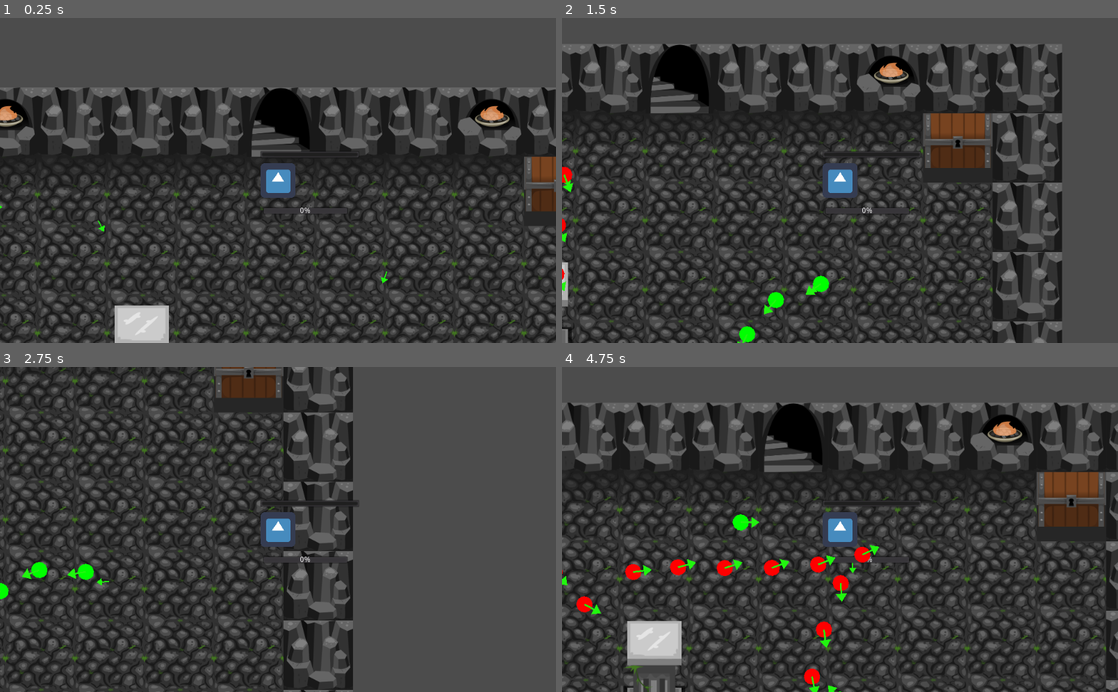
Above: before the commit, frames 1-4 (two rows, left to right).
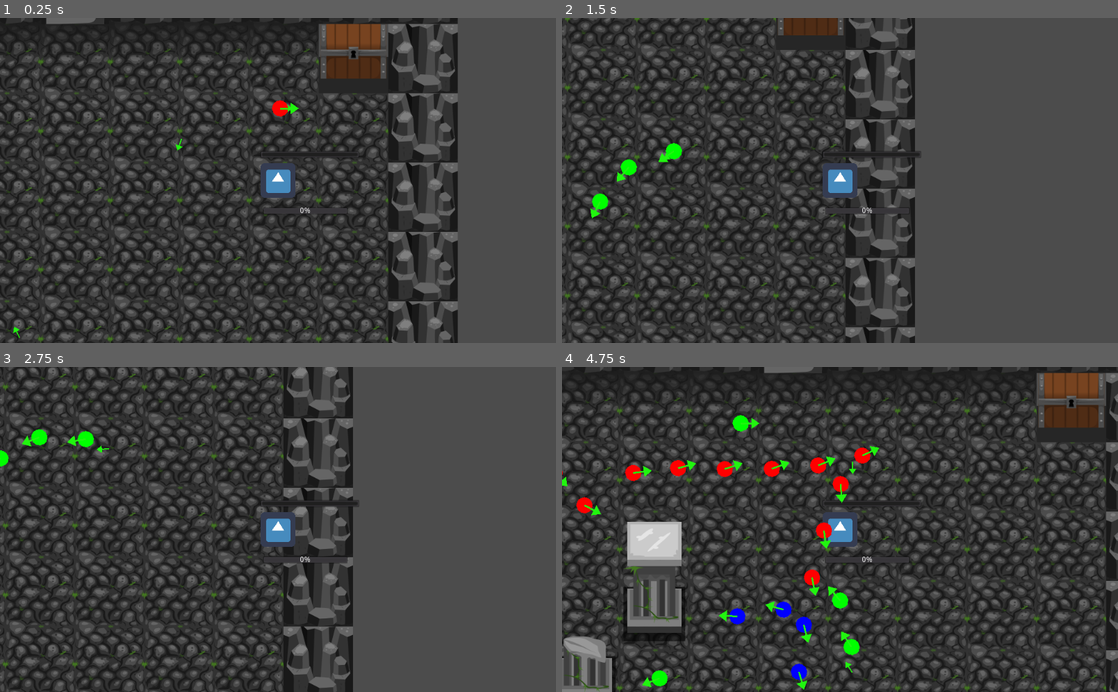
Above: after the commit, the same moments.

Repository: PRFNTX/wejammin
Game: Godot game, scene res://TestScene.tscn
The game is run twice, just before and just after one commit, with the same random seed, the same clock (stepped at 60 frames per second) and the same inputs. The project has no main scene, so this scene is started directly. The engine's default icon, where the game draws it, is replaced by a stand-in: a white triangle on a blue panel in a dark square.
Inputs:
- Up to frame 1 (0.25 s): no input
- Up to frame 2 (1.5 s): hold D (move_right) 0.53-1.28 s; hold S (move_down) from 1.28 s (still down)
- Up to frame 3 (2.75 s): release S (move_down) at 2.03 s; hold D (move_right) from 2.03 s (still down)
- Up to frame 4 (4.75 s): release D (move_right) at 2.78 s; hold W (move_up) 2.78-3.53 s; hold A (move_left) from 3.53 s (still down)

The runs differ from the first frame. In frame 1, 55% of the frame differs, in the area x 0-100%, y 0-100%; in frame 2, 49%; in frame 3, 27%; in frame 4, 54%.

Commit message:
turret scrips

Diff:
--- a/ProjectGameJam/BasicTurret.gd
+++ b/ProjectGameJam/BasicTurret.gd
@@ -27,4 +27,3 @@
 	if reload > fire_rate:
 		reload = 0
 		fire_projectile()
-	rotation = direction
--- a/ProjectGameJam/BasicTurret.tscn
+++ b/ProjectGameJam/BasicTurret.tscn
@@ -1,6 +1,10 @@
-[gd_scene load_steps=2 format=2]
+[gd_scene load_steps=3 format=2]
 
 [ext_resource path="res://BasicTurret.gd" type="Script" id=1]
+[ext_resource path="res://DebugArrow.tscn" type="PackedScene" id=2]
 
 [node name="BasicTurret" type="Node2D"]
 script = ExtResource( 1 )
+
+[node name="DebugArrow" parent="." instance=ExtResource( 2 )]
+rotation = -0.370796
--- a/ProjectGameJam/PlayerNode.gd
+++ b/ProjectGameJam/PlayerNode.gd
@@ -24,7 +24,7 @@
 	$ActionTimeBar.value = current_action_points_value
 
 func kill_and_respawn():
-	get_parent().get_node("SpawnLocation").spawn_player()
+	get_parent().geat_node("SpawnLocation").spawn_player()
 
 
 func change_health(new_health_value):
--- /dev/null
+++ b/ProjectGameJam/ScriptedTurret.gd
@@ -0,0 +1,32 @@
+extends BasicTurret
+
+
+var move_direction = 0
+var move_speed = 0
+
+var rotate_speed = 0
+
+var actions = []
+var actionNumber = 0
+
+func next():
+	if (actions.size() > 0):
+		actionNumber = (actionNumber + 1) % actions.size()
+		actions[actionNumber].start()
+
+func _ready():
+	var children = get_children()
+	for item in children:
+		if item is TurretScript:
+			actions.append(item)
+	for action in actions:
+		if action is TurretScript:
+			action.call('init', self)
+	actions.invert()
+	next()
+
+func _physics_process(delta):
+	._physics_process(delta)
+	position += Vector2(cos(move_direction), sin(move_direction))*move_speed*delta
+	direction += rotate_speed * delta
+	print(rotation, direction)
--- a/ProjectGameJam/TestScene.tscn
+++ b/ProjectGameJam/TestScene.tscn
@@ -6,6 +6,8 @@
 [ext_resource path="res://Turret.tscn" type="PackedScene" id=4]
 [ext_resource path="res://BasicTilemap.tscn" type="PackedScene" id=5]
 [ext_resource path="res://Scene1.gd" type="Script" id=6]
+[ext_resource path="res://Turrets/ScriptedTurret.tscn" type="PackedScene" id=7]
+[ext_resource path="res://Turrets/TurretScript.tscn" type="PackedScene" id=8]
 
 [sub_resource type="RectangleShape2D" id=1]
 extents = Vector2( 63, 19.75 )
@@ -45,13 +47,53 @@
 projectile = ExtResource( 2 )
 
 [node name="PlayerNode" parent="BasicTilemap" instance=ExtResource( 1 )]
-position = Vector2( 827, 172 )
+position = Vector2( 1205, 417 )
 collision_layer = 0
 
 [node name="Projectile" parent="BasicTilemap" instance=ExtResource( 2 )]
 position = Vector2( 260, 221 )
 direction = 0.0
 type = 1
+
+[node name="ScriptedTurret" parent="BasicTilemap" instance=ExtResource( 7 )]
+position = Vector2( 1209, 334 )
+direction = 0.0
+
+[node name="Rotate" parent="BasicTilemap/ScriptedTurret" instance=ExtResource( 8 )]
+action_type = 3
+rotate/radians = 3.14
+rotate/time = 2.0
+
+[node name="LEFT" parent="BasicTilemap/ScriptedTurret" instance=ExtResource( 8 )]
+action_type = 2
+move/direction = 3.14
+move/speed = 200
+move/time = 2.0
+
+[node name="shoot" parent="BasicTilemap/ScriptedTurret" instance=ExtResource( 8 )]
+action_type = 4
+shoot/projectile = ExtResource( 2 )
+shoot/projectile_speed = null
+shoot/direction = null
+shoot/type = null
+
+[node name="rotate" parent="BasicTilemap/ScriptedTurret" instance=ExtResource( 8 )]
+action_type = 3
+rotate/radians = 1.57
+rotate/time = 2.0
+
+[node name="down" parent="BasicTilemap/ScriptedTurret" instance=ExtResource( 8 )]
+action_type = 2
+move/direction = 4.71
+move/speed = 200
+move/time = 2.0
+
+[node name="shoot2" parent="BasicTilemap/ScriptedTurret" instance=ExtResource( 8 )]
+action_type = 4
+shoot/projectile = ExtResource( 2 )
+shoot/projectile_speed = null
+shoot/direction = null
+shoot/type = null
 
 [node name="Area2D" type="Area2D" parent="."]
 position = Vector2( 832, 87 )
--- /dev/null
+++ b/ProjectGameJam/TestScenes/TurretScripting.tscn
@@ -0,0 +1,108 @@
+[gd_scene load_steps=8 format=2]
+
+[ext_resource path="res://BasicTilemap.tscn" type="PackedScene" id=3]
+[ext_resource path="res://PlayerNode.tscn" type="PackedScene" id=4]
+[ext_resource path="res://Projectile.tscn" type="PackedScene" id=5]
+[ext_resource path="res://Scene1.gd" type="Script" id=6]
+[ext_resource path="res://Turrets/TurretScript.tscn" type="PackedScene" id=7]
+[ext_resource path="res://Turrets/ScriptedTurret.tscn" type="PackedScene" id=8]
+
+[sub_resource type="RectangleShape2D" id=1]
+extents = Vector2( 63, 19.75 )
+
+[node name="Node2D" type="Node2D"]
+script = ExtResource( 6 )
+
+[node name="BasicTilemap" parent="." instance=ExtResource( 3 )]
+
+[node name="PlayerNode" parent="BasicTilemap" instance=ExtResource( 4 )]
+position = Vector2( 1205, 417 )
+collision_layer = 0
+
+[node name="ScriptedTurret" parent="BasicTilemap" instance=ExtResource( 8 )]
+position = Vector2( 844, 549 )
+direction = 0.0
+
+[node name="Rotate" parent="BasicTilemap/ScriptedTurret" instance=ExtResource( 7 )]
+action_type = 3
+rotate/radians = 1.57
+rotate/time = 2.0
+
+[node name="DOWN" parent="BasicTilemap/ScriptedTurret" instance=ExtResource( 7 )]
+action_type = 2
+move/direction = 1.57
+move/speed = 200
+move/time = 2.0
+
+[node name="shoot" parent="BasicTilemap/ScriptedTurret" instance=ExtResource( 7 )]
+action_type = 4
+shoot/projectile = ExtResource( 5 )
+shoot/projectile_speed = null
+shoot/direction = null
+shoot/type = null
+
+[node name="rotate" parent="BasicTilemap/ScriptedTurret" instance=ExtResource( 7 )]
+action_type = 3
+rotate/radians = 1.57
+rotate/time = 2.0
+
+[node name="LEFT" parent="BasicTilemap/ScriptedTurret" instance=ExtResource( 7 )]
+action_type = 2
+move/direction = 3.14
+move/speed = 200
+move/time = 2.0
+
+[node name="shoot3" parent="BasicTilemap/ScriptedTurret" instance=ExtResource( 7 )]
+action_type = 4
+shoot/projectile = ExtResource( 5 )
+shoot/projectile_speed = null
+shoot/direction = null
+shoot/type = null
+
+[node name="Rotate2" parent="BasicTilemap/ScriptedTurret" instance=ExtResource( 7 )]
+action_type = 3
+rotate/radians = 1.57
+rotate/time = 2.0
+
+[node name="UP" parent="BasicTilemap/ScriptedTurret" instance=ExtResource( 7 )]
+action_type = 2
+move/direction = 4.61
+move/speed = 200
+move/time = 2.0
+
+[node name="shoot2" parent="BasicTilemap/ScriptedTurret" instance=ExtResource( 7 )]
+action_type = 4
+shoot/projectile = ExtResource( 5 )
+shoot/projectile_speed = null
+shoot/direction = null
+shoot/type = null
+
+[node name="Rotate3" parent="BasicTilemap/ScriptedTurret" instance=ExtResource( 7 )]
+action_type = 3
+rotate/radians = 1.57
+rotate/time = 2.0
+
+[node name="RIGHT" parent="BasicTilemap/ScriptedTurret" instance=ExtResource( 7 )]
+action_type = 2
+move/direction = 0.0
+move/speed = 200
+move/time = 2.0
+
+[node name="shoot4" parent="BasicTilemap/ScriptedTurret" instance=ExtResource( 7 )]
+action_type = 4
+shoot/projectile = ExtResource( 5 )
+shoot/projectile_speed = null
+shoot/direction = null
+shoot/type = null
+
+[node name="Area2D" type="Area2D" parent="."]
+position = Vector2( 832, 87 )
+collision_layer = 2
+
+[node name="CollisionShape2D" type="CollisionShape2D" parent="Area2D"]
+position = Vector2( 0, 1 )
+shape = SubResource( 1 )
+one_way_collision = true
+
+[connection signal="area_entered" from="Area2D" to="." method="_on_Area2D_area_entered"]
+[connection signal="body_entered" from="Area2D" to="." method="_on_Area2D_body_entered"]
--- /dev/null
+++ b/ProjectGameJam/TurretScript.gd
@@ -0,0 +1,213 @@
+tool
+extends Node
+class_name TurretScript
+
+enum ACTIONS {
+	DELAY=1,
+	MOVE=2,
+	ROTATE=3,
+	SHOOT=4,
+	CUSTOM=5,
+}
+export(ACTIONS) var action_type = ACTIONS.DELAY
+# ALL
+var time = 0.1
+# DELAY
+
+# MOVE
+var move_direction = null
+var move_speed = null
+
+# ROTATE
+var rotate_radians = 0
+
+# SHOOT
+var projectile = preload("res://Projectile.tscn")
+var projectile_speed = null
+var projectile_direction = null
+var projectile_type = null
+
+
+var properties = {
+	ACTIONS.DELAY: [],
+	ACTIONS.MOVE: [
+		{
+			"hint": PROPERTY_HINT_RANGE,
+			"hint_string": "0,6.28",
+			"usage": PROPERTY_USAGE_DEFAULT,
+			"name": "move/direction",
+			"type": TYPE_REAL,
+		},
+		{
+			"hint": PROPERTY_HINT_NONE,
+			"usage": PROPERTY_USAGE_DEFAULT,
+			"name": "move/speed",
+			"type": TYPE_INT,
+		},
+		{
+			"hint": PROPERTY_HINT_NONE,
+			"usage": PROPERTY_USAGE_DEFAULT,
+			"name": "move/time",
+			"type": TYPE_REAL,
+		},
+	],
+	ACTIONS.ROTATE: [
+		{
+			"hint": PROPERTY_HINT_RANGE,
+			"hint_string": "-6.28,6.28",
+			"usage": PROPERTY_USAGE_DEFAULT,
+			"name": "rotate/radians",
+			"type": TYPE_REAL,
+		},
+		{
+			"hint": PROPERTY_HINT_NONE,
+			"usage": PROPERTY_USAGE_DEFAULT,
+			"name": "rotate/time",
+			"type": TYPE_REAL,
+		},
+	],
+	ACTIONS.SHOOT: [
+		{
+			"hint": PROPERTY_HINT_RESOURCE_TYPE,
+			"usage": PROPERTY_USAGE_DEFAULT,
+			"name": "shoot/projectile",
+			"type": TYPE_STRING,
+		},
+		{
+			"hint": PROPERTY_HINT_NONE,
+			"usage": PROPERTY_USAGE_DEFAULT,
+			"name": "shoot/projectile_speed",
+			"type": TYPE_INT,
+		},
+		{
+			"hint": PROPERTY_HINT_RANGE,
+			"hint_string": "-6.28,6.28",
+			"usage": PROPERTY_USAGE_DEFAULT,
+			"name": "shoot/direction",
+			"type": TYPE_REAL,
+		},
+		{
+			"hint": PROPERTY_HINT_ENUM,
+			"hint_string": "GREEN,RED",
+			"usage": PROPERTY_USAGE_DEFAULT,
+			"name": "shoot/type",
+			"type": TYPE_INT,
+		},
+	],
+	ACTIONS.CUSTOM: [],
+}
+
+func _get(property):
+	match property:
+		"delay/time", "move/time", "rotate/time":
+			return time
+		"move/direction":
+			return move_direction
+		"move/speed":
+			return move_speed
+		"rotate/radians":
+			return rotate_radians
+		"shoot/projectile":
+			return projectile
+		"shoot/projectile_speed":
+			return projectile_speed
+		"shoot/direction":
+			return projectile_direction
+		"shoot/type":
+			return projectile_type
+
+func _set(property, value):
+	match property:
+		"delay/time", "move/time", "rotate/time":
+			time = value
+			return true
+		"move/direction":
+			move_direction = value
+			return true
+		"move/speed":
+			move_speed = value
+			return true
+		"rotate/radians":
+			rotate_radians = value
+			return true
+		"shoot/projectile":
+			projectile = value
+			return true
+		"shoot/projectile_speed":
+			projectile_speed = value
+			return true
+		"shoot/direction":
+			projectile_direction = value
+			return true
+		"shoot/type":
+			projectile_type = value
+			return true
+		_:
+			return false
+
+func _get_property_list():
+	return properties[action_type]
+
+func _ready():
+	pass
+
+var turret = null
+func init(in_turret):
+	turret = in_turret
+
+var timer = 0
+
+func start():
+	print(action_type)
+	if action_type == ACTIONS.DELAY:
+		delay()
+	if action_type == ACTIONS.MOVE:
+		move()
+	if action_type == ACTIONS.ROTATE:
+		rotate()
+	if action_type == ACTIONS.SHOOT:
+		shoot()
+
+func next():
+	set_process(false)
+	turret.next()
+
+func start_timer(time, on_timeout):
+	var delay_timer = Timer.new()
+	delay_timer.process_mode = 0
+	delay_timer.one_shot = true
+	add_child(delay_timer)
+	delay_timer.start(time)
+	delay_timer.connect("timeout", self, on_timeout)
+	return delay_timer
+
+func delay():
+	start_timer(time, "delay_end")
+
+func delay_end():
+	next()
+
+func move():
+	if move_direction != null:
+		turret.move_direction = move_direction
+	if move_speed != null:
+		turret.move_speed = move_speed
+	print(move_direction, move_speed)
+	start_timer(time, "move_end")
+
+func move_end():
+	turret.move_direction = 0
+	turret.move_speed = 0
+	next()
+
+func rotate():
+	turret.rotate_speed = rotate_radians / time
+	start_timer(time, "rotate_end")
+
+func rotate_end():
+	turret.rotate_speed = 0
+	next()
+
+func shoot():
+	turret.fire_projectile()
+	next()
--- /dev/null
+++ b/ProjectGameJam/Turrets/ScriptedTurret.tscn
@@ -0,0 +1,12 @@
+[gd_scene load_steps=4 format=2]
+
+[ext_resource path="res://ScriptedTurret.gd" type="Script" id=1]
+[ext_resource path="res://DebugArrow.tscn" type="PackedScene" id=2]
+[ext_resource path="res://Projectile.tscn" type="PackedScene" id=3]
+
+[node name="ScriptedTurret" type="Node2D"]
+script = ExtResource( 1 )
+projectile = ExtResource( 3 )
+
+[node name="DebugArrow" parent="." instance=ExtResource( 2 )]
+rotation = -0.370796
--- /dev/null
+++ b/ProjectGameJam/Turrets/TurretScript.tscn
@@ -0,0 +1,6 @@
+[gd_scene load_steps=2 format=2]
+
+[ext_resource path="res://TurretScript.gd" type="Script" id=1]
+
+[node name="TurretScript" type="Node"]
+script = ExtResource( 1 )
--- a/ProjectGameJam/project.godot
+++ b/ProjectGameJam/project.godot
@@ -18,10 +18,16 @@
 "class": "Projectile",
 "language": "GDScript",
 "path": "res://Projectile.gd"
+}, {
+"base": "Node",
+"class": "TurretScript",
+"language": "GDScript",
+"path": "res://TurretScript.gd"
 } ]
 _global_script_class_icons={
 "BasicTurret": "",
-"Projectile": ""
+"Projectile": "",
+"TurretScript": ""
 }
 
 [application]
Not shown: 1 places in ProjectGameJam/TestScene.tscn that only renumber resources
